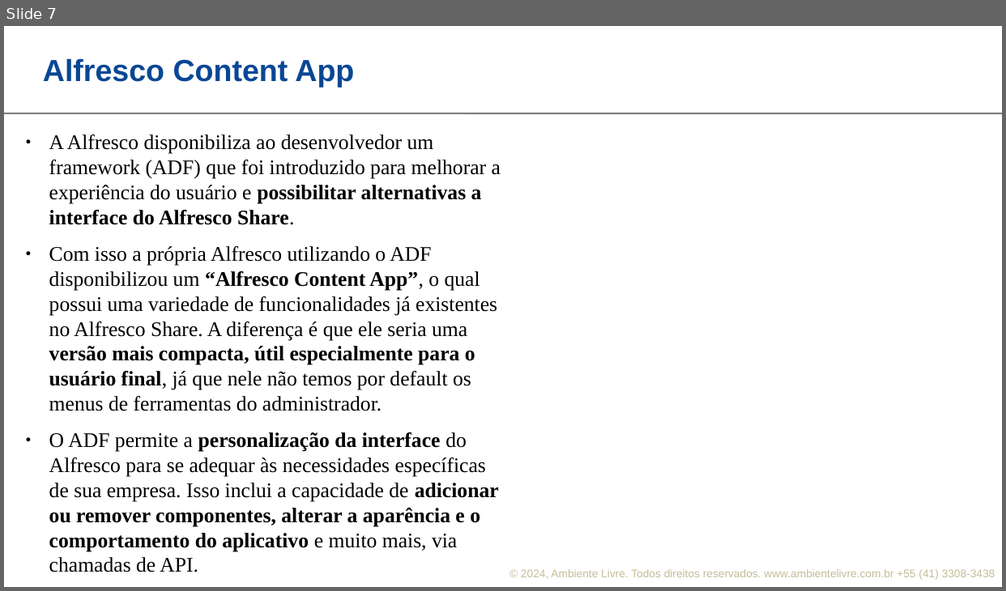
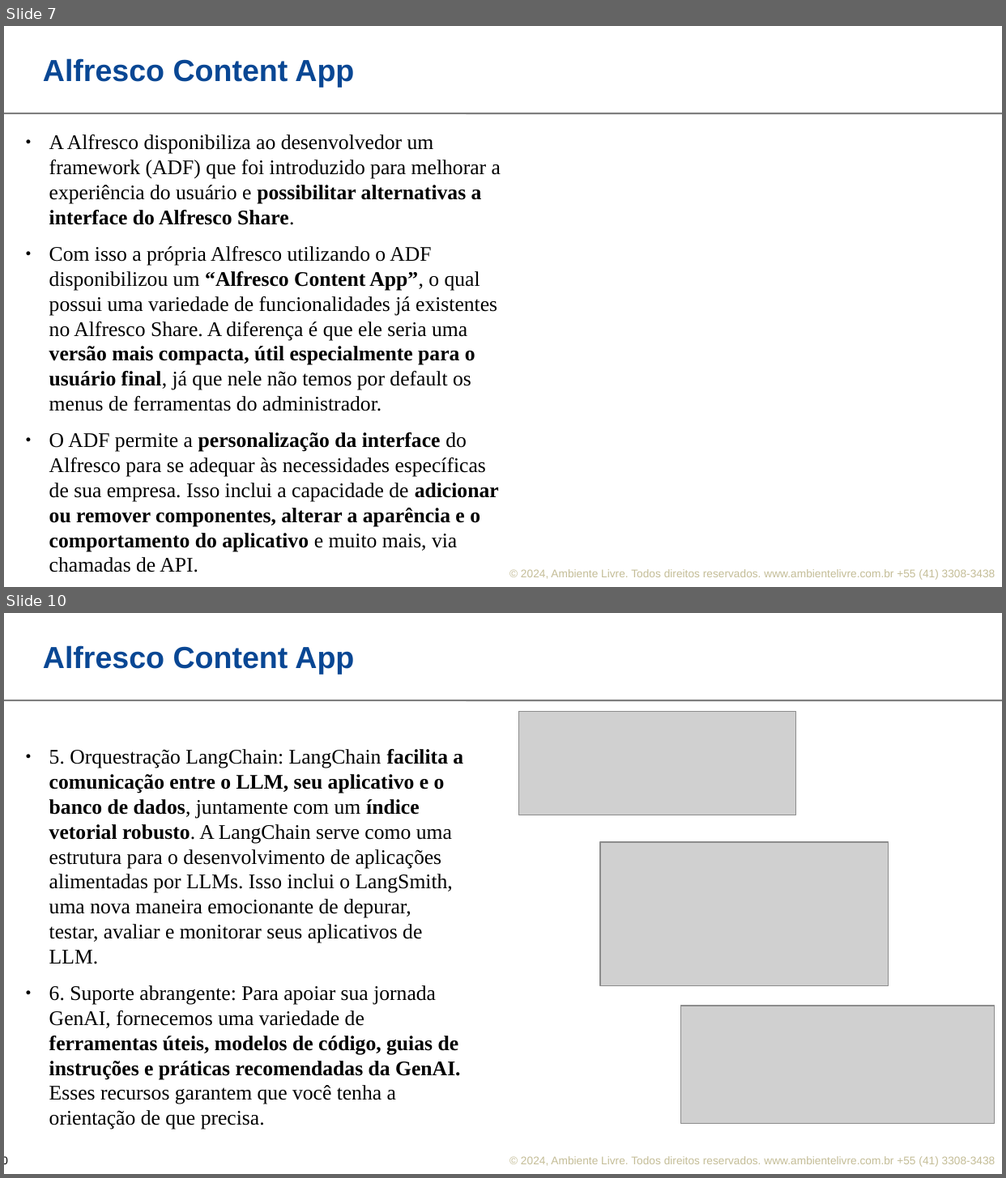
Before and after one commit to ambientelivre/labs, a slide deck: talks/apresentacao-alfresco/alfresco_apresentacao.odp. Shown one above the other, each under a label of ours: slide 7 before the commit, slides 7 and 10 after it; the slides between them are not shown. The pictures are 1006x591 and 1006x1178 pixels, drawn with LibreOffice and Linux fonts; fonts in the diff are those of the drawing; grey boxes stand for pictures; background and template pictures are left out. Boxes give left, top, right and bottom in pixels: in the first picture for what was removed or moved away, otherwise in the second. Text is boxed around its words. In the diff, an @@ line names an element or a change of style, - is before the commit and + after.

Commit message:
apresentacao alfresco atualizada

```diff
--- a/talks/apresentacao-alfresco/alfresco_apresentacao.odp
+++ b/talks/apresentacao-alfresco/alfresco_apresentacao.odp
@@ slide 10 added at (x1=4, y1=613, x2=1002, y2=1174), background #FFFFFF; not listed: 3 template elements that a slide beside it also shows @@
@@ title added at (x1=43, y1=645, x2=354, y2=674), 22 pt, text #094794, bold @@
+Alfresco Content App
@@ picture added at (x1=519, y1=711, x2=796, y2=815) @@
@@ text added at (x1=49, y1=749, x2=463, y2=1130), 15 pt, text #000000 @@
+● 5. Orquestração LangChain: LangChain facilita a comunicação entre o LLM, seu aplicativo e o banco de dados, juntamente com um índice vetorial robusto. A LangChain serve como uma estrutura para o desenvolvimento de aplicações alimentadas por LLMs. Isso inclui o LangSmith, uma nova maneira emocionante de depurar, testar, avaliar e monitorar seus aplicativos de LLM.
+● 6. Suporte abrangente: Para apoiar sua jornada GenAI, fornecemos uma variedade de ferramentas úteis, modelos de código, guias de instruções e práticas recomendadas da GenAI. Esses recursos garantem que você tenha a orientação de que precisa.
@@ picture added at (x1=600, y1=842, x2=887, y2=986) @@
@@ picture added at (x1=680, y1=1006, x2=994, y2=1124) @@
```
Also in this commit, not shown: 5 other slides added.
